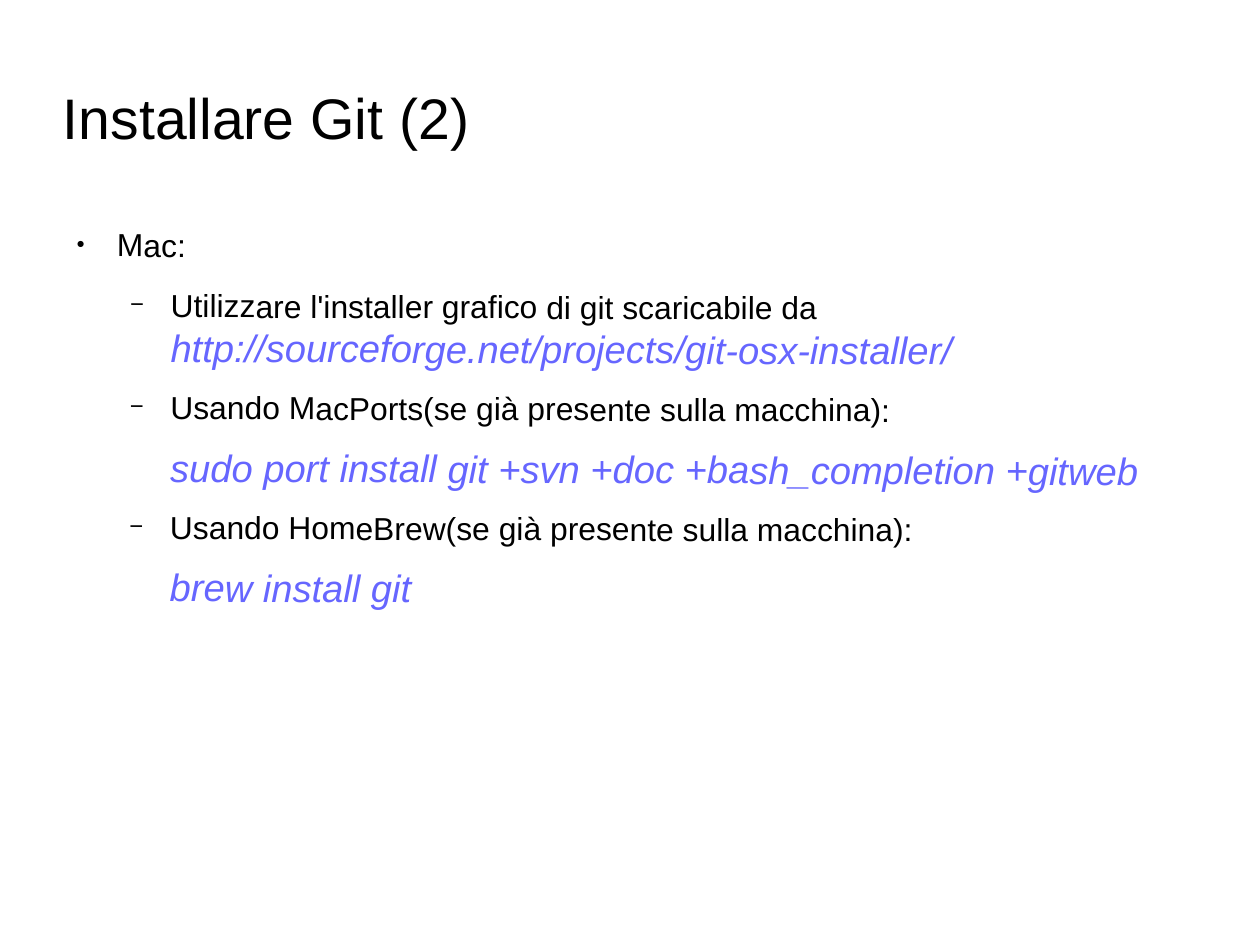
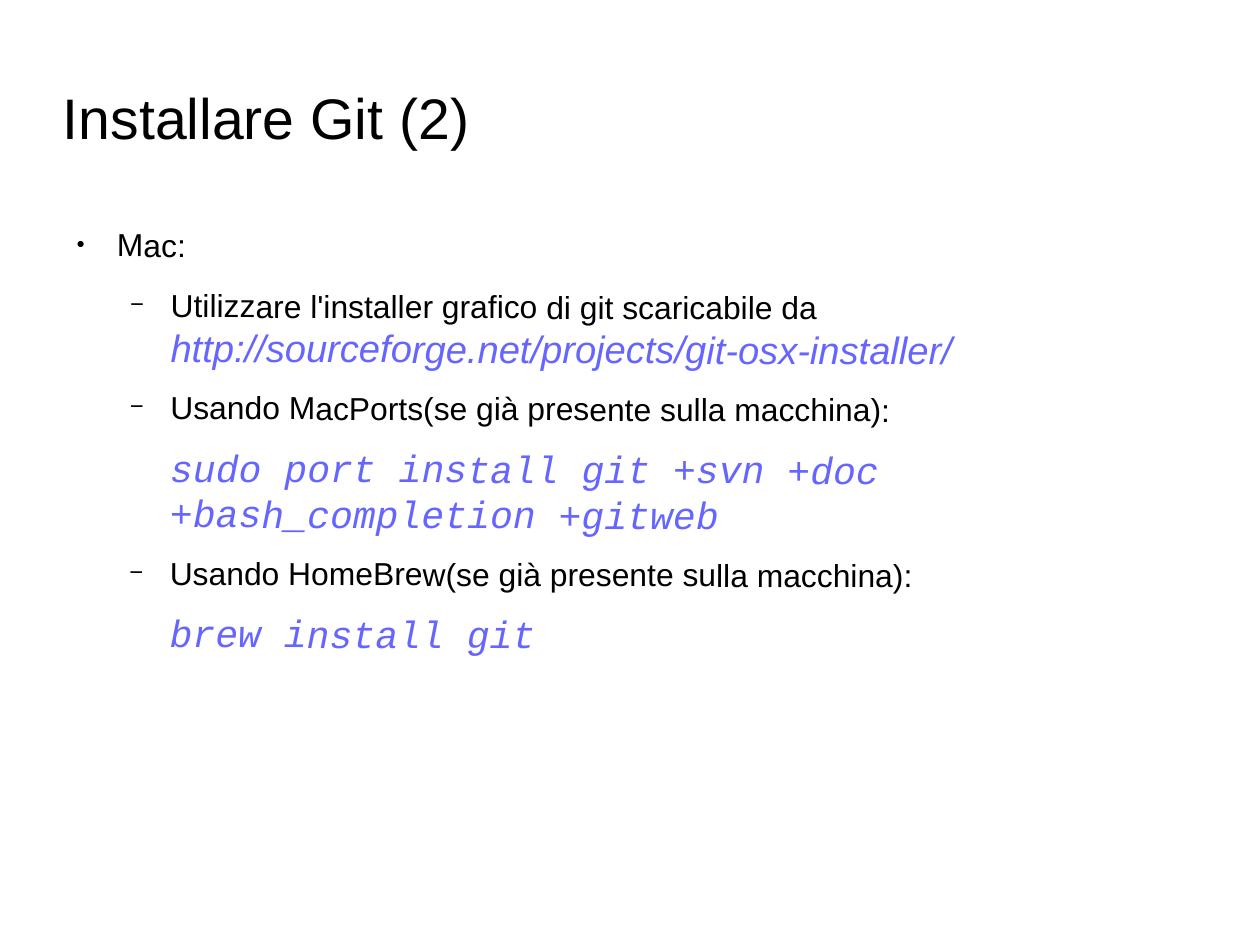
Before and after one commit to GioeleCicchini/Git-Presentation, a slide deck: slide 12 of presentazione git.odp. Drawn at 1260x945 pixels with LibreOffice and Linux fonts; fonts in the diff are those of the drawing; background and template pictures are left out. Boxes give left, top, right and bottom in pixels: in the first picture for what was removed or moved away, otherwise in the second. Text is boxed around its words. In the diff, an @@ line names an element or a change of style, - is before the commit and + after.

```diff
--- a/presentazione git.odp
+++ b/presentazione git.odp
@@ text at bbox=[170, 454, 878, 656]: font Arial to Courier New in "sudo port install git +svn +doc +bash_completion ...", "brew install git" @@
```
Also in this commit, not shown: 5 other slides changed, 1 slide added, 3 other files.
